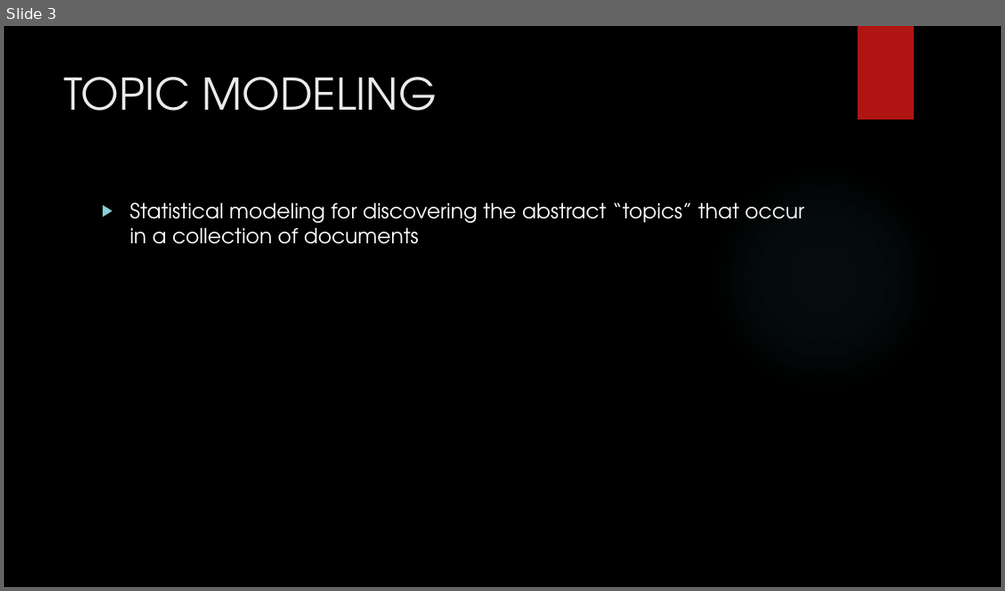
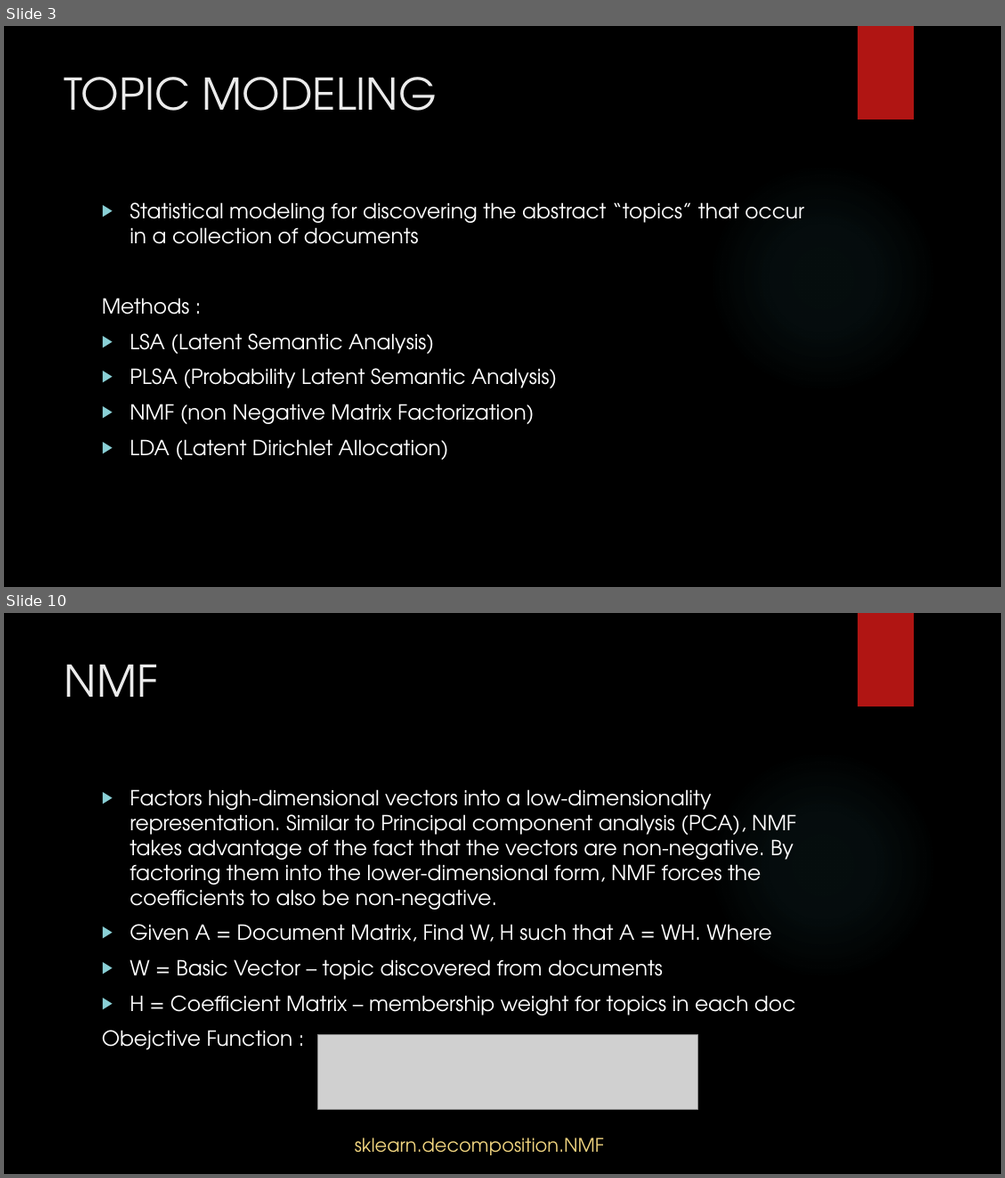
Before and after one commit to mdja/topic_model, a slide deck: Topic Modeling NIPS paper.pptx. Shown one above the other, each under a label of ours: slide 3 before the commit, slides 3 and 10 after it; the slides between them are not shown. The pictures are 1005x591 and 1005x1178 pixels, drawn with LibreOffice and Linux fonts; fonts in the diff are those of the drawing; grey boxes stand for pictures; background and template pictures are left out. Boxes give left, top, right and bottom in pixels: in the first picture for what was removed or moved away, otherwise in the second. Text is boxed around its words. In the diff, an @@ line names an element or a change of style, - is before the commit and + after.

```diff
--- a/Topic Modeling NIPS paper.pptx
+++ b/Topic Modeling NIPS paper.pptx
@@ slide 10 added at box(4, 613, 1001, 1174), background picture (left out); not listed: 2 template elements that a slide beside it also shows @@
@@ title added at box(65, 664, 158, 697), 42 pt, text #EBEBEB @@
+NMF
@@ text added at box(102, 789, 796, 1050), 20 pt, text #FFFFFF @@
+▶ Factors high-dimensional vectors into a low-dimensionality representation. Similar to Principal component analysis (PCA), NMF takes advantage of the fact that the vectors are non-negative. By factoring them into the lower-dimensional form, NMF forces the coefficients to also be non-negative.
+▶ Given A = Document Matrix, Find W, H such that A = WH. Where
+▶ W = Basic Vector – topic discovered from documents
+▶ H = Coefficient Matrix – membership weight for topics in each doc
+Obejctive Function :
@@ picture added at box(318, 1034, 698, 1109) @@
@@ text added at box(355, 1137, 604, 1155), 18 pt, text #F0D47F @@
+sklearn.decomposition.NMF
@@ slide 3 changed as well @@
@@ text at box(102, 297, 557, 459): paragraphs added @@
+Methods :
+▶ LSA (Latent Semantic Analysis)
+▶ PLSA (Probability Latent Semantic Analysis)
+▶ NMF (non Negative Matrix Factorization)
+▶ LDA (Latent Dirichlet Allocation)
```
Also in this commit, not shown: 2 other slides changed, 12 other slides added, 1 slide removed, 2 other files.
